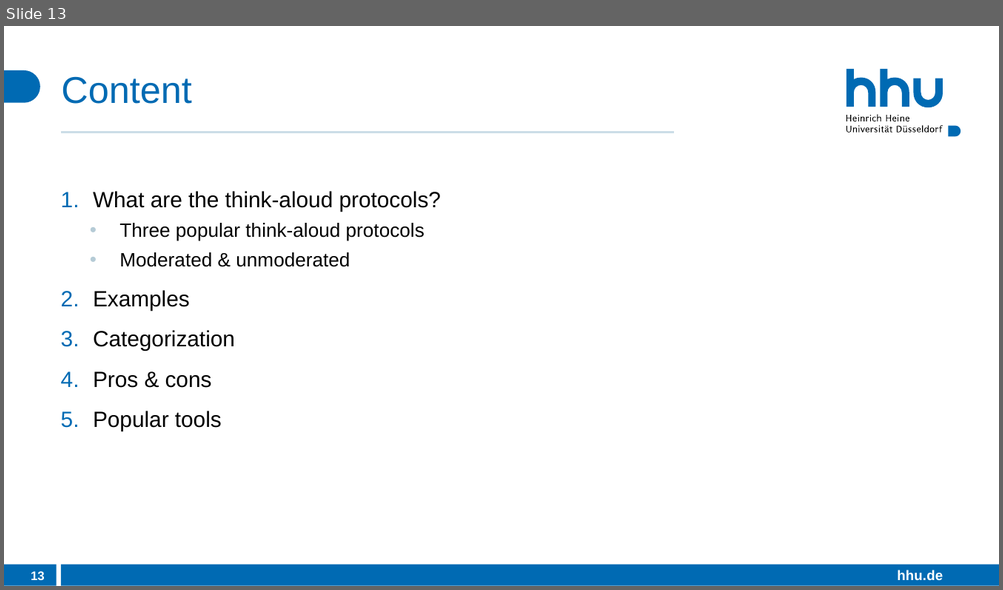
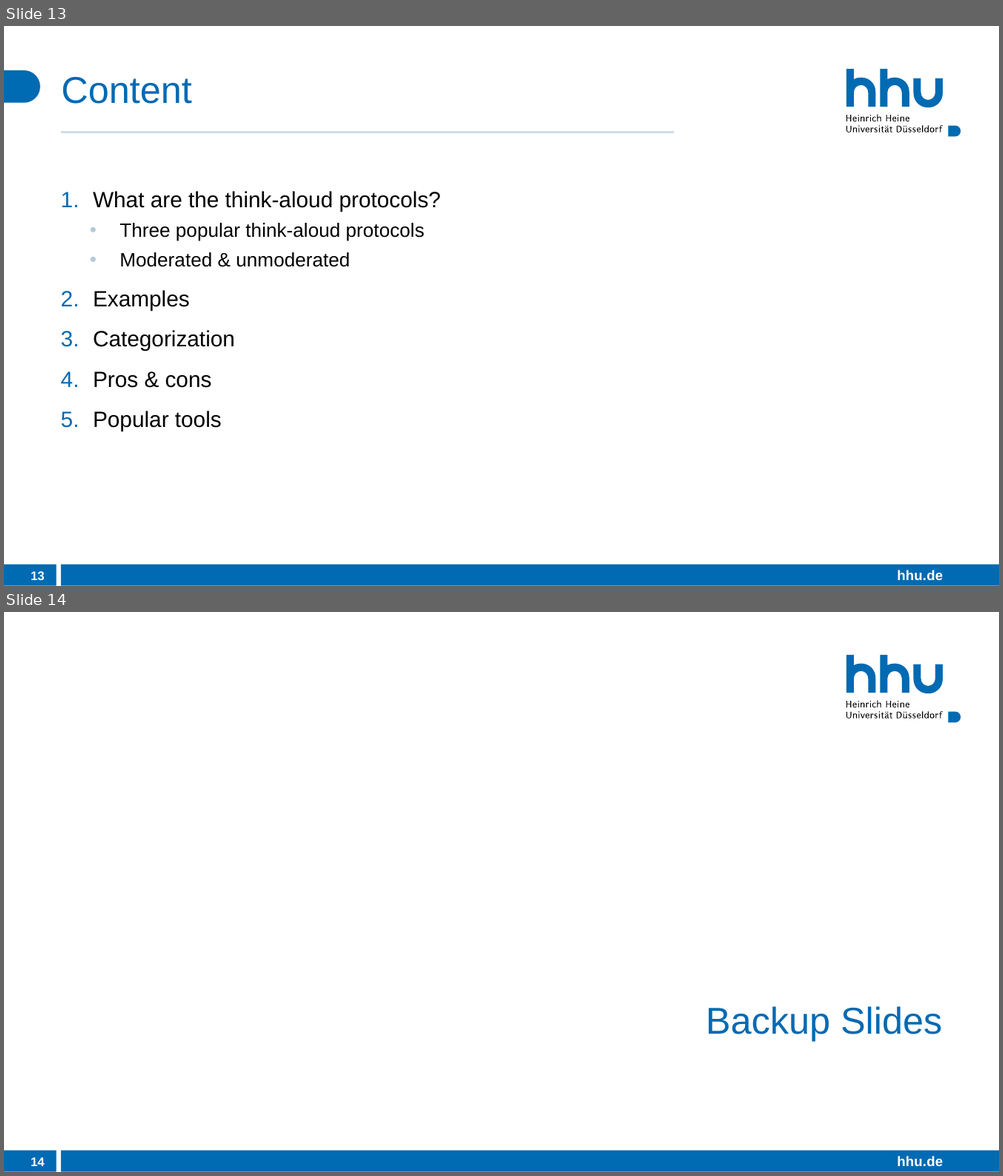
Before and after one commit to DerHyper/User-Experience-UX-Design-and-Management, a slide deck: Praesentation.pptx. Shown one above the other, each under a label of ours: slide 13 before the commit, slides 13 and 14 after it. The pictures are 1003x590 and 1003x1176 pixels, drawn with LibreOffice and Linux fonts; fonts in the diff are those of the drawing; background and template pictures are left out. Boxes give left, top, right and bottom in pixels: in the first picture for what was removed or moved away, otherwise in the second. Text is boxed around its words. In the diff, an @@ line names an element or a change of style, - is before the commit and + after.

```diff
--- a/Praesentation.pptx
+++ b/Praesentation.pptx
@@ slide 14 added at bbox=[4, 612, 999, 1172], background #FFFFFF; not listed: 23 template elements that a slide beside it also shows @@
@@ title added at bbox=[706, 1006, 942, 1041], 27 pt, text #006AB3 @@
+Backup Slides
@@ page number added at bbox=[31, 1157, 45, 1166], 9 pt, text #FFFFFF, bold @@
+14
@@ rectangle added at bbox=[895, 1152, 944, 1170], fill #006AB3, 10 pt, text #FFFFFF, bold @@
+hhu.de
```
Also in this commit, not shown: 2 slides changed, 2 other slides added, 25 slides removed.
